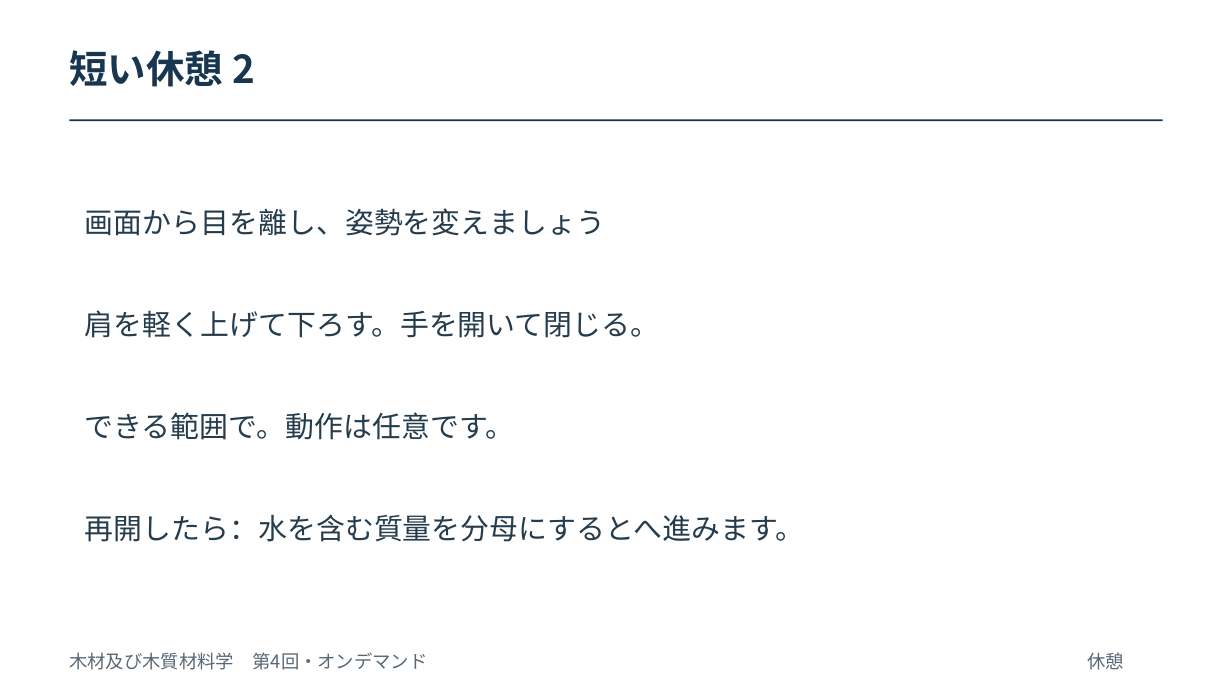
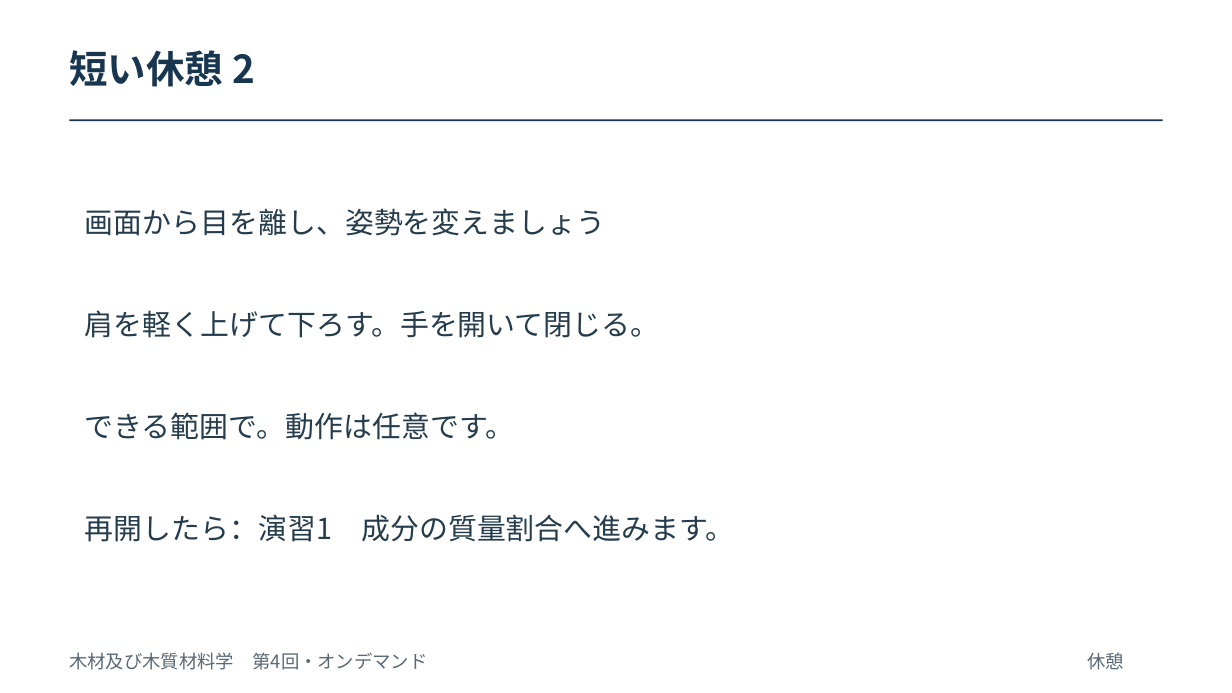
Before and after one commit to zooc-14calbp/wood-science-course, a slide deck: slide 21 of 第04回/04_オンデマンド_授業スライド.pptx (slide 20 before the commit). Drawn at 1232x693 pixels with LibreOffice and Linux fonts; fonts in the diff are those of the drawing. Boxes give left, top, right and bottom in pixels: in the first picture for what was removed or moved away, otherwise in the second. Text is boxed around its words. In the diff, an @@ line names an element or a change of style, - is before the commit and + after.

```diff
--- a/第04回/04_オンデマンド_授業スライド.pptx
+++ b/第04回/04_オンデマンド_授業スライド.pptx
@@ text at (85,514,734,542): text changed @@
-再開したら：水を含む質量を分母にするとへ進みます。
+再開したら：演習1 成分の質量割合へ進みます。
```
Also in this commit, not shown: 24 other slides changed, 4 slides added, 1 slide removed, 12 other files.
